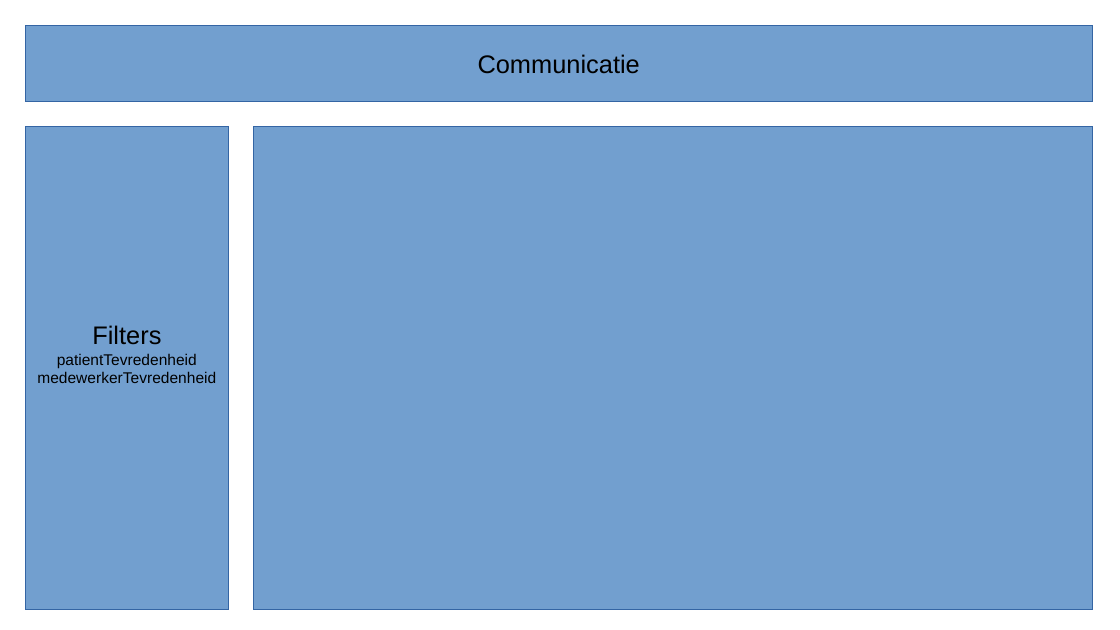
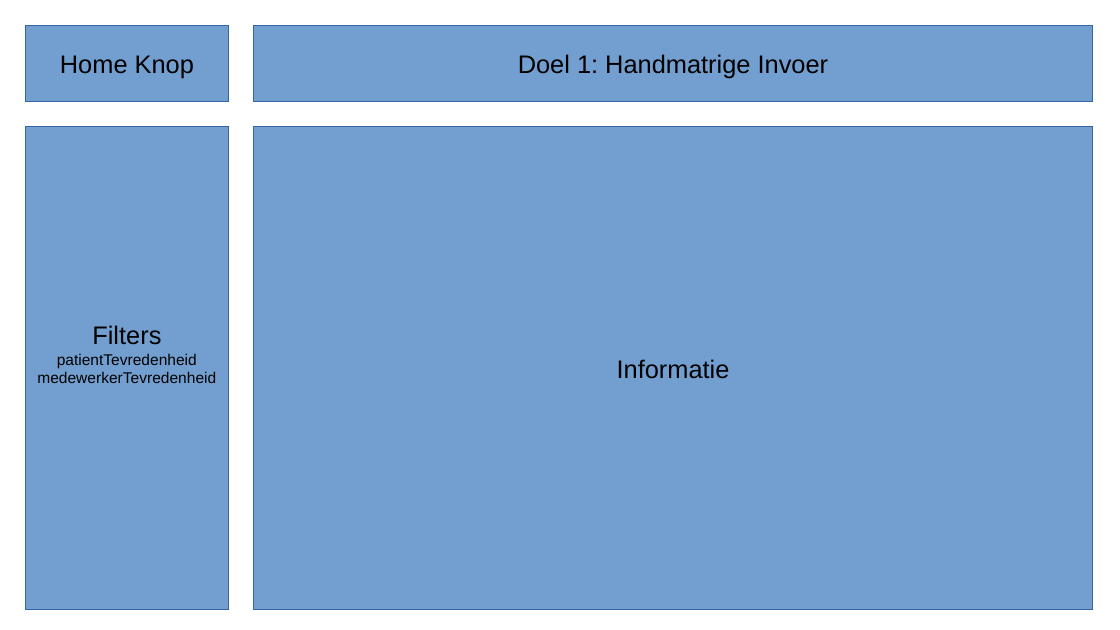
Before and after one commit to Boomstreek/StudieFontys, a slide deck: slide 2 of Sem02/Challenge01/Design/wireframeDashboard.odp. Drawn at 1120x630 pixels with LibreOffice and Linux fonts; fonts in the diff are those of the drawing. Boxes give left, top, right and bottom in pixels: in the first picture for what was removed or moved away, otherwise in the second. Text is boxed around its words. In the diff, an @@ line names an element or a change of style, - is before the commit and + after.

```diff
--- a/Sem02/Challenge01/Design/wireframeDashboard.odp
+++ b/Sem02/Challenge01/Design/wireframeDashboard.odp
@@ rectangle removed at [25, 25, 1093, 102] @@
-Communicatie
@@ rectangle added at [25, 25, 229, 102], fill #729FCF, outline #3465A4 0 pt, 18 pt, text #000000 @@
+Home Knop
@@ rectangle added at [254, 25, 1093, 102], fill #729FCF, outline #3465A4 0 pt, 18 pt, text #000000 @@
+Doel 1: Handmatrige Invoer
@@ text in rectangle at [617, 359, 730, 379]: text added @@
+Informatie
```
Also in this commit, not shown: 1 slide added, 1 slide removed, 2 other files.
